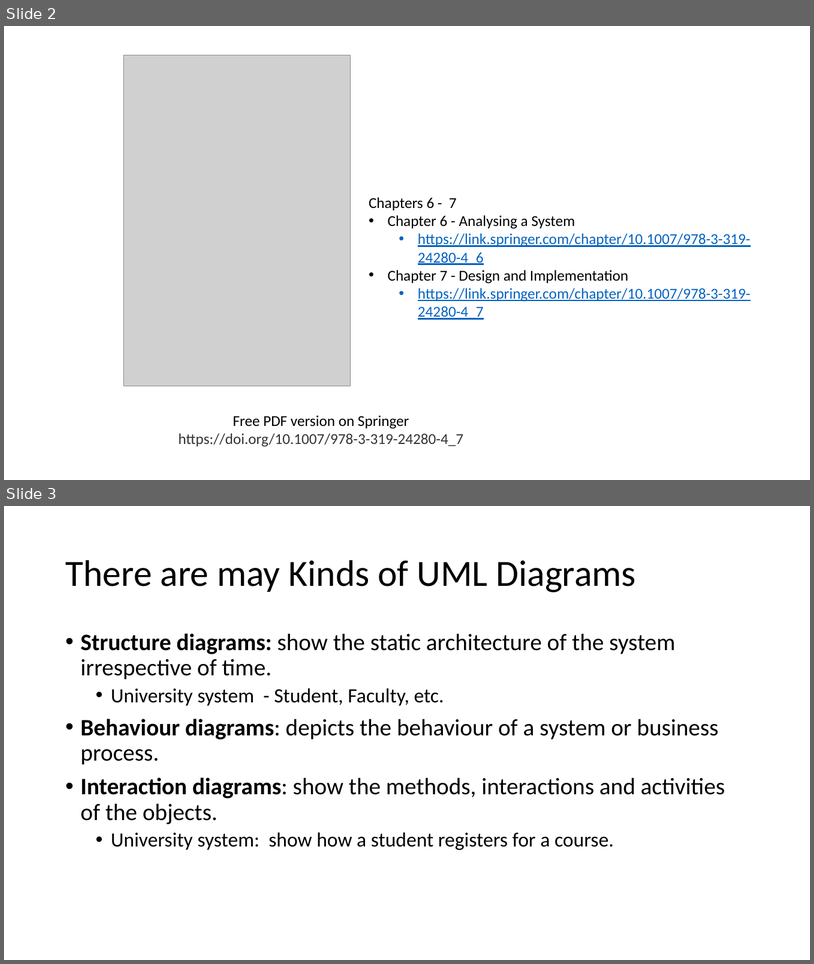
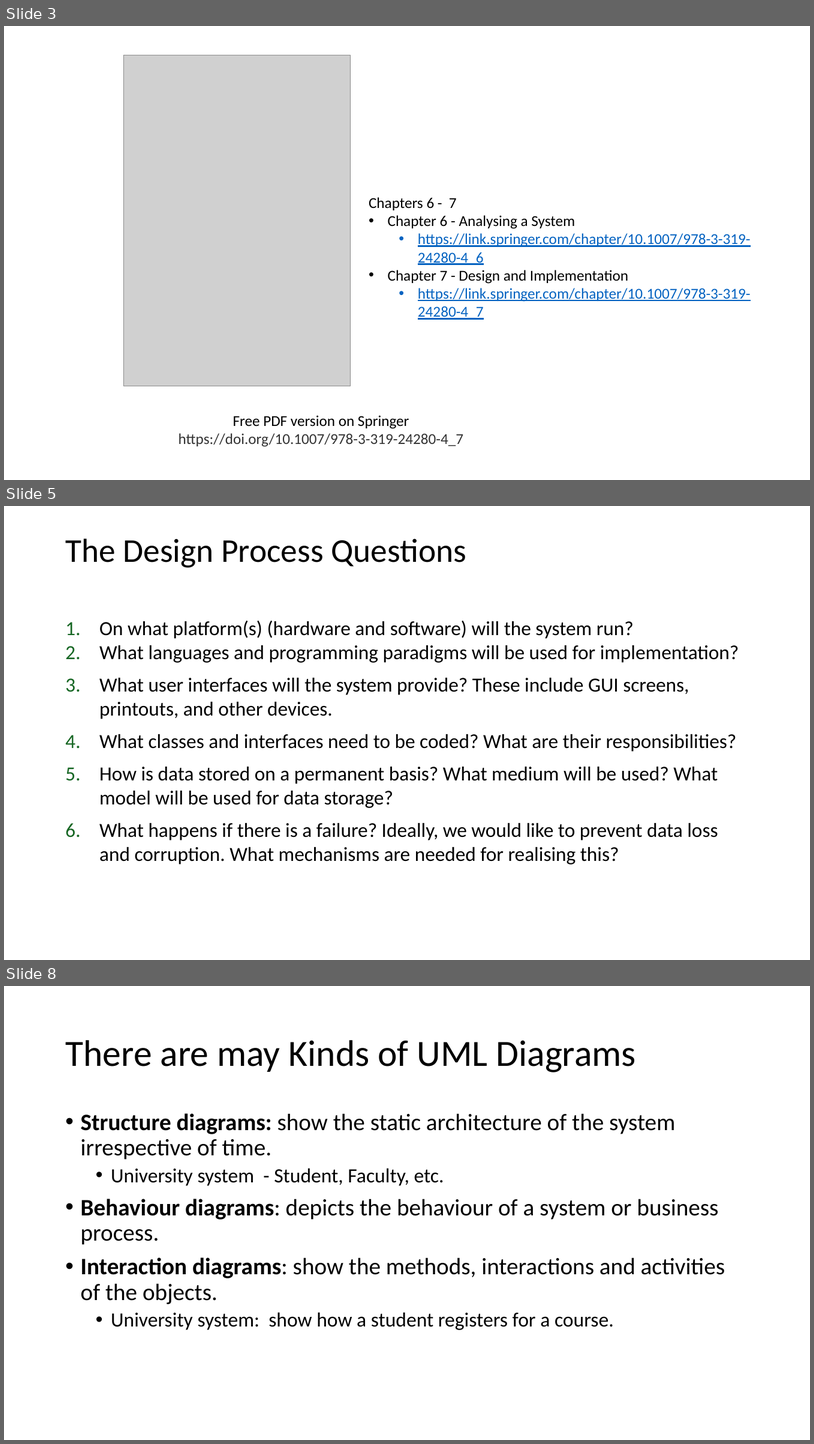
Before and after one commit to johnxu21/johnxu21.github.io, a slide deck: teaching/CS472/Timetable/OOD-V2.pptx. Shown one above the other, each under a label of ours: slides 2 and 3 before the commit, slides 3, 5 and 8 after it; the slides between them are not shown. The pictures are 814x964 and 814x1444 pixels, drawn with LibreOffice and Linux fonts; fonts in the diff are those of the drawing; grey boxes stand for pictures. Boxes give left, top, right and bottom in pixels: in the first picture for what was removed or moved away, otherwise in the second. Text is boxed around its words. In the diff, an @@ line names an element or a change of style, - is before the commit and + after.

```diff
--- a/teaching/CS472/Timetable/OOD-V2.pptx
+++ b/teaching/CS472/Timetable/OOD-V2.pptx
@@ slide 5 added at (x1=4, y1=506, x2=810, y2=960), background #FFFFFF @@
@@ title added at (x1=65, y1=538, x2=467, y2=568), 39.6 pt, text #000000 @@
+The Design Process Questions
@@ text added at (x1=99, y1=621, x2=740, y2=864), 23.8 pt, text #000000 @@
+1. On what platform(s) (hardware and software) will the system run?
+2. What languages and programming paradigms will be used for implementation?
+3. What user interfaces will the system provide? These include GUI screens, printouts, and other devices.
+4. What classes and interfaces need to be coded? What are their responsibilities?
+5. How is data stored on a permanent basis? What medium will be used? What model will be used for data storage?
+6. What happens if there is a failure? Ideally, we would like to prevent data loss and corruption. What mechanisms are needed for realising this?
@@ what was slide 2 is now slide 3 @@
@@ what was slide 3 is now slide 8 @@
```
Also in this commit, not shown: 7 slides changed, 7 other slides added, 1 slide removed, 2 other files.
